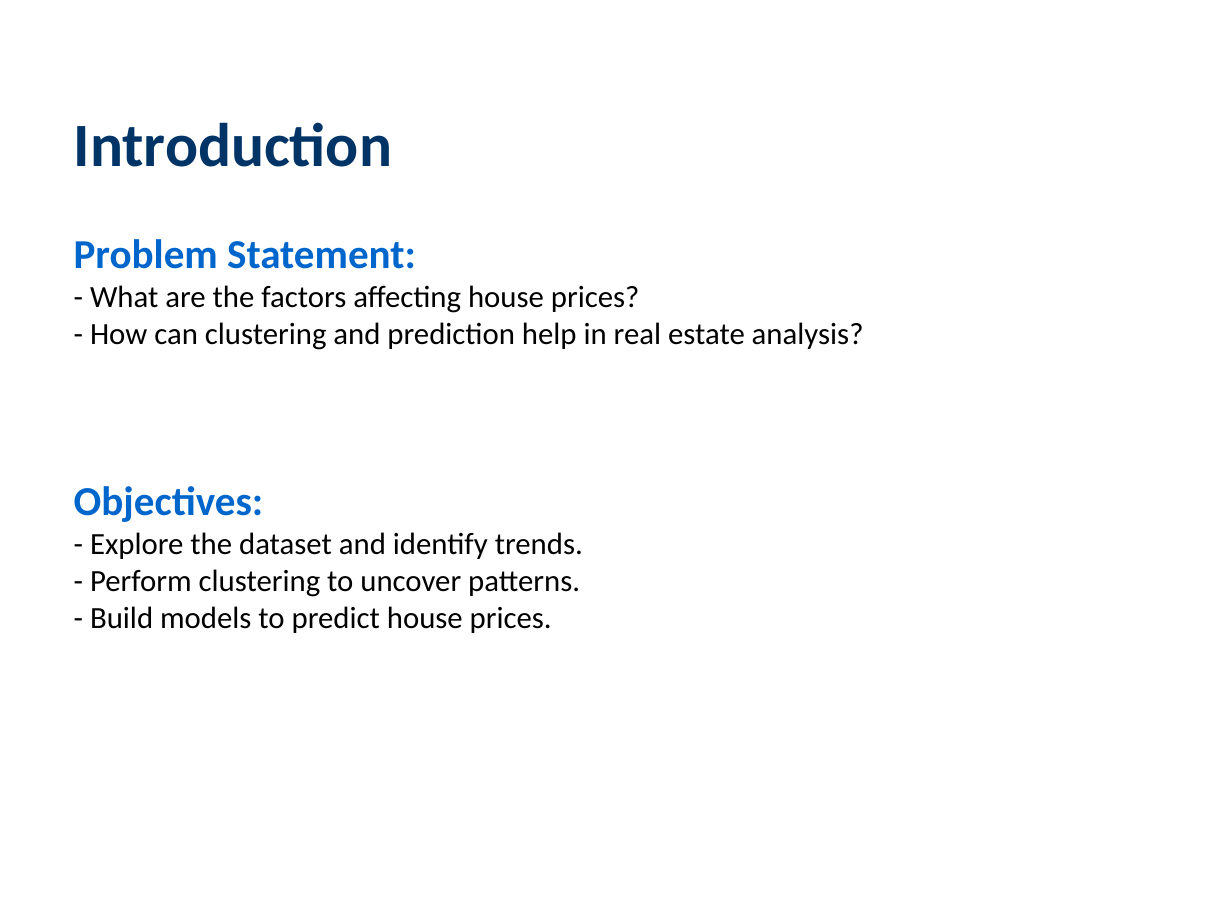
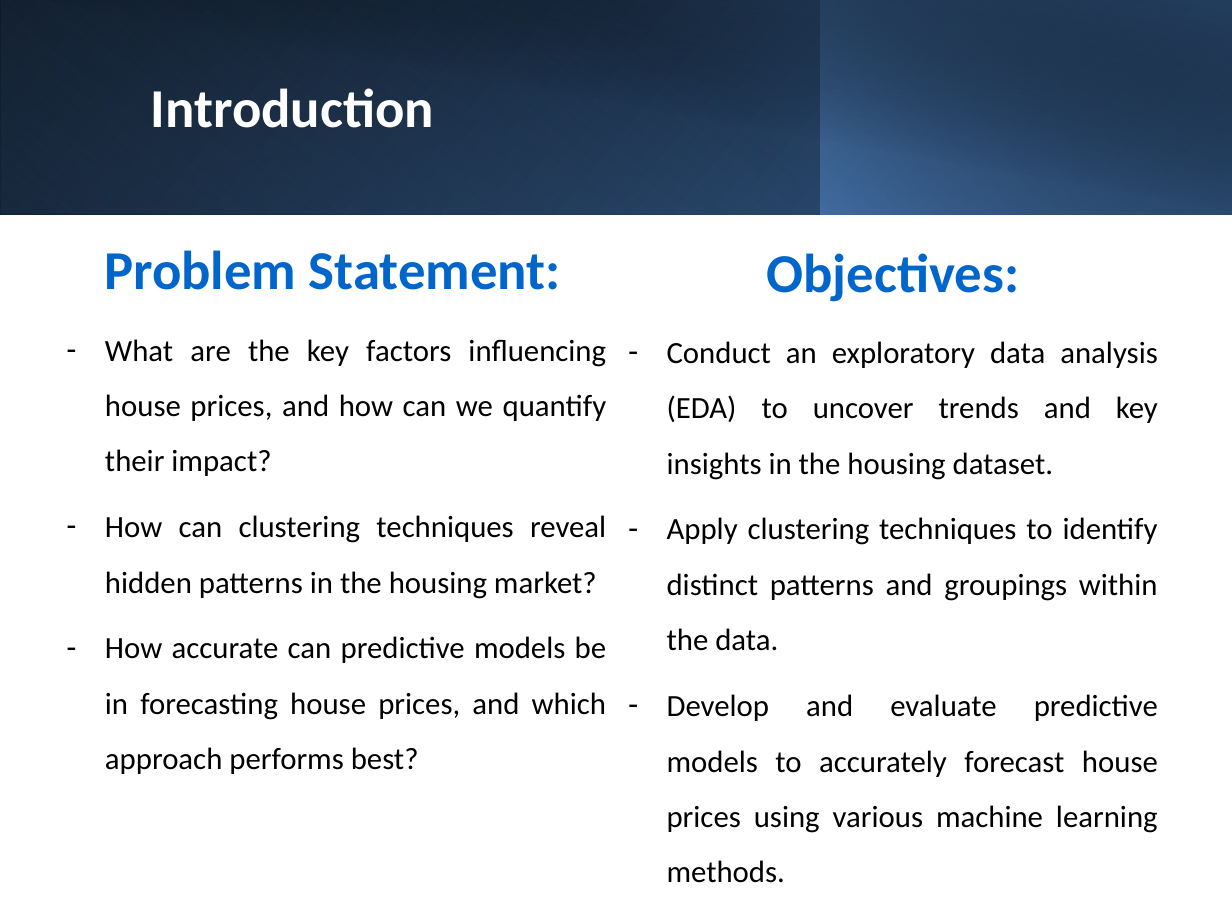
Before and after one commit to Niccolo901/Artificial_intelligence_repo, a slide deck: slide 2 of Housing_Price_Analysis_Presentation.pptx. Drawn at 1232x924 pixels with LibreOffice and Linux fonts; fonts in the diff are those of the drawing. Boxes give left, top, right and bottom in pixels: in the first picture for what was removed or moved away, otherwise in the second. Text is boxed around its words. In the diff, an @@ line names an element or a change of style, - is before the commit and + after.

```diff
--- a/Housing_Price_Analysis_Presentation.pptx
+++ b/Housing_Price_Analysis_Presentation.pptx
@@ rectangle added at box(0, 0, 1232, 214), fill gradient #000000 to #376092 @@
@@ rectangle added at box(0, 0, 821, 214), fill gradient #4F81BD to #254061 @@
@@ rectangle added at box(47, 0, 1232, 216), fill gradient #000000 to #254061 @@
@@ rectangle added at box(821, 0, 1232, 214), fill gradient #4F81BD to #000000 @@
@@ text "Introduction": place and size @@
-text "Introduction" at box(74, 122, 392, 167)
+text "Introduction" at box(151, 88, 434, 128)
@@ text "Introduction" at box(151, 88, 434, 128): size 36 to 32 pt, text colour #003366 to #FFFFFF; line spacing 1 to 0.9; more space between paragraphs; vertical alignment top to middle @@
@@ text "Objectives:": place and size @@
-text "Objectives:" at box(74, 486, 583, 633)
+text "Objectives:" at box(667, 253, 1158, 883)
@@ text "Problem Statement:": place and size @@
-text "Problem Statement:" at box(74, 239, 864, 350)
+text "Problem Statement:" at box(104, 250, 607, 774)
@@ text at box(104, 250, 561, 290): size 24 to 32 pt in "Problem Statement:"; alignment left to centre; line spacing 1 to 0.9; more space between paragraphs @@
@@ text at box(767, 253, 1020, 302): size 24 to 32 pt in "Objectives:"; alignment left to centre; more space between paragraphs @@
@@ text at box(105, 339, 607, 774): text changed @@
-- What are the factors affecting house prices?
-- How can clustering and prediction help in real estate analysis?
+– What are the key factors influencing house prices, and how can we quantify their impact?
+– How can clustering techniques reveal hidden patterns in the housing market?
+– How accurate can predictive models be in forecasting house prices, and which approach performs best?
@@ text at box(667, 341, 1158, 883): text changed @@
-- Explore the dataset and identify trends.
-- Perform clustering to uncover patterns.
-- Build models to predict house prices.
+– Conduct an exploratory data analysis (EDA) to uncover trends and key insights in the housing dataset.
+– Apply clustering techniques to identify distinct patterns and groupings within the data.
+– Develop and evaluate predictive models to accurately forecast house prices using various machine learning methods.
```
Also in this commit, not shown: 2 other slides changed, 20 slides added, 6 slides removed, 12 other files.
